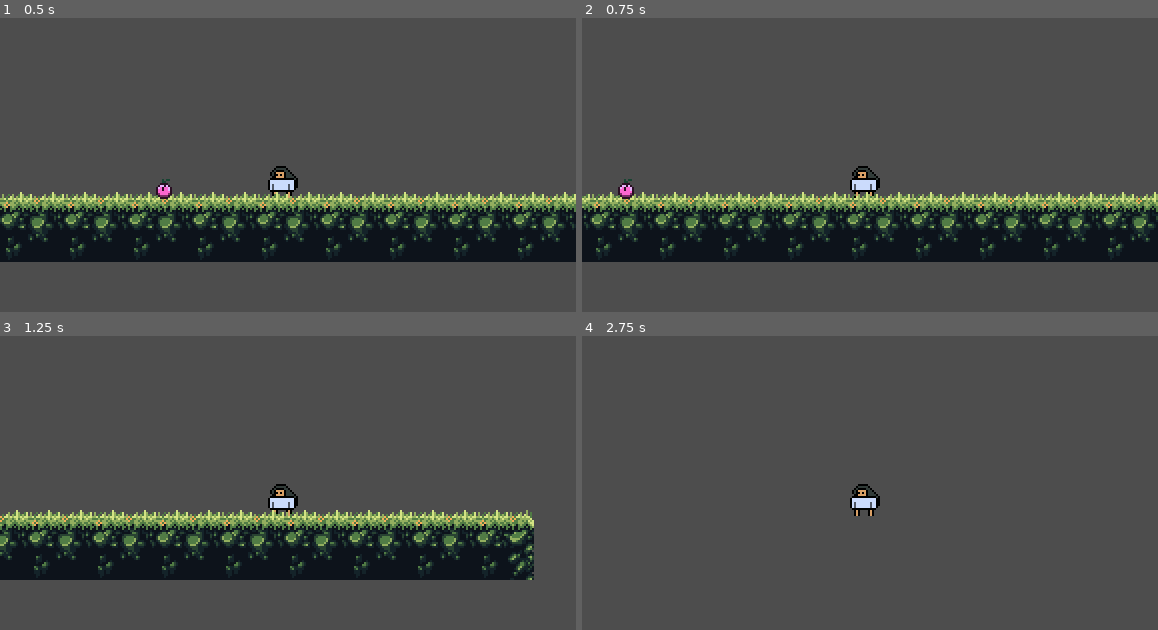
Above: before the commit, frames 1-4 (two rows, left to right).
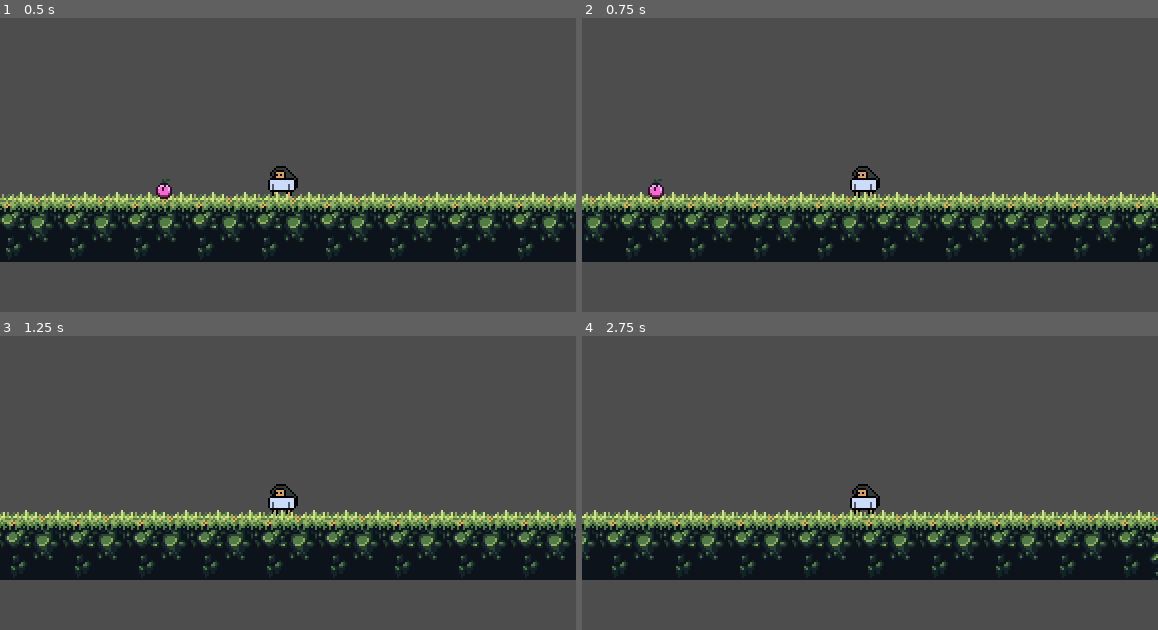
Above: after the commit, the same moments.

Repository: Bbubbee/Forage
Game: Godot game, scene res://scenes/main/main.tscn
Same seed, same stepped clock (60 frames per second), same inputs: the game is played once before the commit and once after it.
Inputs (mouse positions are in pixels of both pictures, inside the frame that each line leads up to):
- Up to frame 1 (0.5 s): no input
- Up to frame 2 (0.75 s): tap Enter at 0.5 s; move the mouse to (996, 165) at 0.52 s; press the mouse at (996, 165) at 0.53 s; hold D (right) from 0.53 s (still down)
- Up to frame 3 (1.25 s): keep holding D (right); tap Space (jump) at 0.77 s
- Up to frame 4 (2.75 s): move the mouse to (754, 515) at 1.27 s; release the mouse at (754, 515) at 1.28 s; click (754, 515) at 1.35 s; tap Space (jump) at 1.52 s; move the mouse to (927, 427) at 2.02 s; release D (right) at 2.03 s; press the mouse at (927, 427) at 2.03 s; hold A (left) from 2.03 s (still down)

Frame 1 is identical in both runs. In frame 2, 8.7% of the frame differs, in the area x 0-100%, y 54-80%; in frame 3, 9.5%; in frame 4, 23%, in the area x 0-100%, y 59-83%.

Commit message:
fruit rigidbody implementation

Diff:
--- a/scenes/player/carrying.gd
+++ b/scenes/player/carrying.gd
@@ -9,10 +9,10 @@
 
 
 
-func physics_process(delta):
+func physics_process(_delta):
 	if not body: return
 	body.global_transform.origin = actor.pickup_marker.global_position
-	actor.move_and_slide()
+
 
 func on_input(_event: InputEvent):
 	if _event.is_action_pressed("pickup"):
--- a/scenes/player/player.gd
+++ b/scenes/player/player.gd
@@ -1,7 +1,7 @@
 extends CharacterBody2D
 
 
-const SPEED = 300.0
+const SPEED = 225.0
 const JUMP_VELOCITY = -200
 
 # Get the gravity from the project settings to be synced with RigidBody nodes.
--- a/scenes/player/player.tscn
+++ b/scenes/player/player.tscn
@@ -41,7 +41,7 @@
 shape = SubResource("RectangleShape2D_jby72")
 
 [node name="PickupMarker" type="Marker2D" parent="General"]
-position = Vector2(-350, -213)
+position = Vector2(-350, -215)
 
 [node name="StateMachine" type="Node" parent="." node_paths=PackedStringArray("initial_state")]
 script = ExtResource("3_mfc8p")
